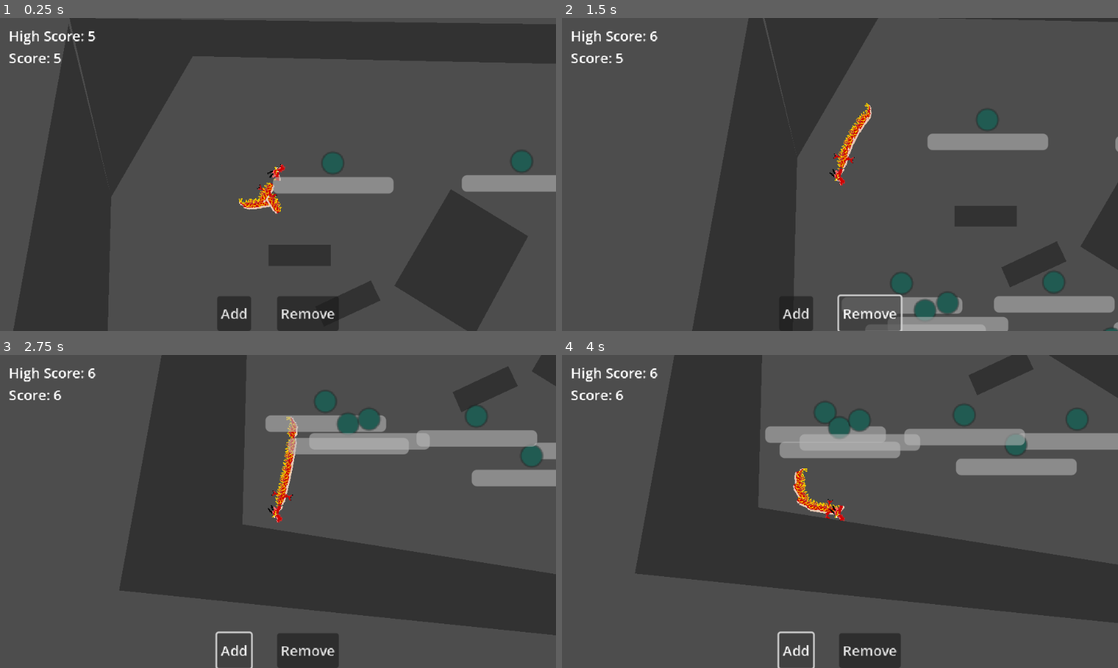
Above: before the commit, frames 1-4 (two rows, left to right).
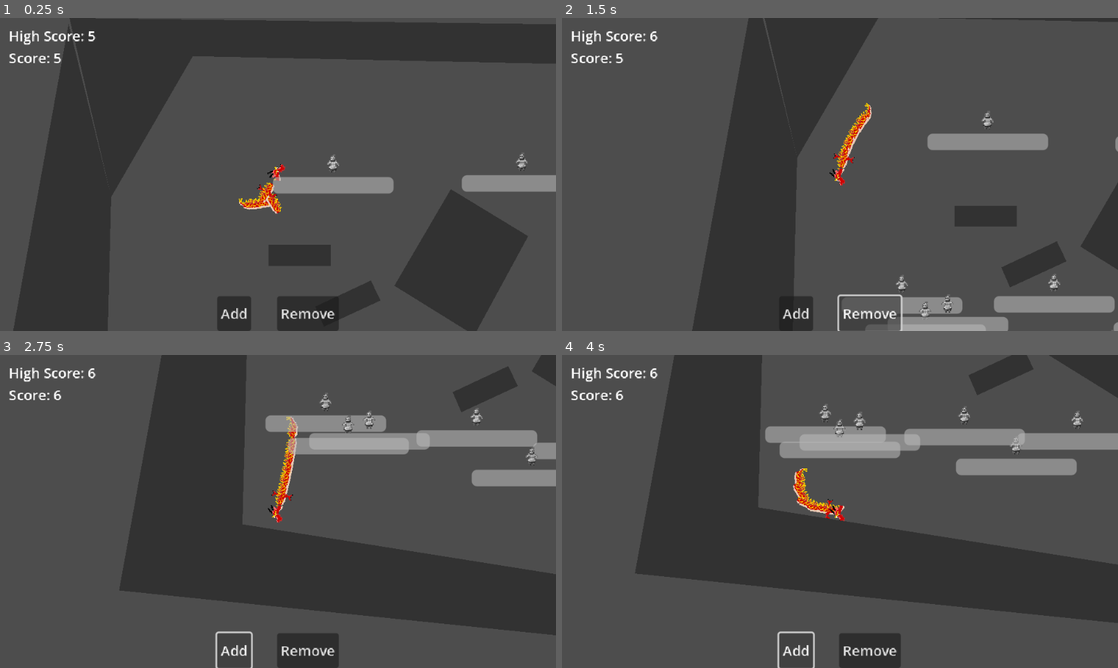
Above: after the commit, the same moments.

Repository: Steaf23/GMTK-2025
Game: Godot game, scene res://world.tscn
The game is run twice, just before and just after one commit, with the same random seed, the same clock (stepped at 60 frames per second) and the same inputs.
Inputs:
- Up to frame 1 (0.25 s): no input
- Up to frame 2 (1.5 s): click "Add" at 0.5 s; click "Remove" at 1.25 s
- Up to frame 3 (2.75 s): click "Add" at 2 s
- Up to frame 4 (4 s): click "Remove" at 2.75 s; click "Add" at 3.5 s

The runs differ from the first frame. In frame 1, 0.4% of the frame differs, in the area x 57-96%, y 42-50%; in frame 2, 1.1%; in frame 3, 1.1%; in frame 4, 1.3%, in the area x 45-95%, y 14-33%.

Commit message:
big warrior added

Diff:
--- a/warrior/warrior.tscn
+++ b/warrior/warrior.tscn
@@ -1,24 +1,16 @@
-[gd_scene load_steps=9 format=3 uid="uid://b7coq10u52ija"]
+[gd_scene load_steps=8 format=3 uid="uid://b7coq10u52ija"]
 
 [ext_resource type="Script" uid="uid://cc28b3oqnrpw0" path="res://consume_area.gd" id="1_bgok4"]
 [ext_resource type="Script" uid="uid://dgw8gislf8qdr" path="res://warrior/warrior.gd" id="1_pkbmn"]
 [ext_resource type="PackedScene" uid="uid://cr3ov5c5mrfn4" path="res://warrior/warrior_attack.tscn" id="2_wxviw"]
 [ext_resource type="PackedScene" uid="uid://b0yqolnher2n3" path="res://warrior/warrior_movement.tscn" id="3_6mo0w"]
+[ext_resource type="Texture2D" uid="uid://ca74urk658iku" path="res://warrior/warrior_sprites/warrior_g.png" id="5_6mo0w"]
 
 [sub_resource type="CircleShape2D" id="CircleShape2D_gnuc2"]
 radius = 12.0
 
 [sub_resource type="CircleShape2D" id="CircleShape2D_dvau4"]
 radius = 18.0278
-
-[sub_resource type="Gradient" id="Gradient_pkbmn"]
-offsets = PackedFloat32Array(0.246753, 0.311688)
-colors = PackedColorArray(0.133333, 0.360784, 0.32549, 1, 0, 0, 0, 0)
-
-[sub_resource type="GradientTexture2D" id="GradientTexture2D_373gj"]
-gradient = SubResource("Gradient_pkbmn")
-fill = 1
-fill_from = Vector2(0.5, 0.5)
 
 [node name="Warrior" type="CharacterBody2D"]
 collision_layer = 15
@@ -88,7 +80,7 @@
 one_shot = true
 
 [node name="Sprite2D" type="Sprite2D" parent="."]
-texture = SubResource("GradientTexture2D_373gj")
+texture = ExtResource("5_6mo0w")
 
 [node name="ProgressBar" type="ProgressBar" parent="."]
 offset_left = -69.0
Binary file added: warrior/warrior_sprites/sword_big.png
Not shown, added: warrior/warrior_sprites/sword_big.png.import
Binary file added: warrior/warrior_sprites/warrior_big.png
Not shown, added: warrior/warrior_sprites/warrior_big.png.import
Binary file added: warrior/warrior_sprites/warrior_big_attack.png
Not shown, added: warrior/warrior_sprites/warrior_big_attack.png.import
